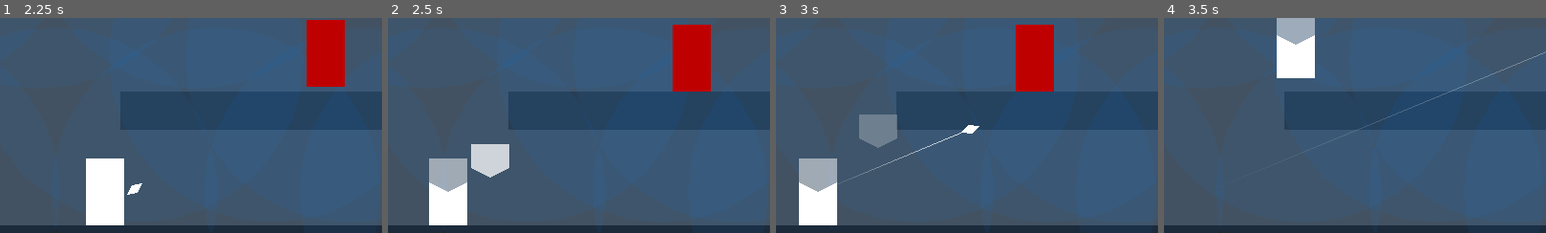
Above: before the commit, frames 1-4 (left to right).
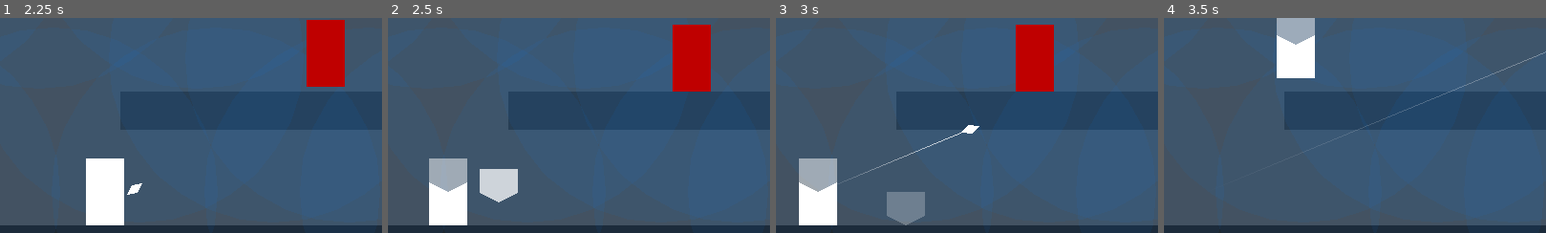
Above: after the commit, the same moments.

Repository: zhyrin0/through-the-looking-glass
Game: Godot game, scene res://tests/enemy_movement/test.tscn
Same seed, same stepped clock (60 frames per second), same inputs: the game is played once before the commit and once after it. This scene is started directly instead of the project's main scene. Sound files missing from this copy of the repository are replaced by a short silence.
Inputs (mouse positions are % of the whole screen's width and height, from its top left):
- Up to frame 1 (2.25 s): move the mouse to (72, 45) at 0.52 s; press the mouse at (72, 45) at 0.53 s; hold D (move_right) 0.53-2.03 s; tap Space (move_jump) at 0.77, 1.52 s; move the mouse to (30, 55) at 1.27 s; release the mouse at (30, 55) at 1.28 s; tap S (move_fall) at 1.35 s; move the mouse to (60, 28) at 2.02 s; press the mouse at (60, 28) at 2.03 s; hold A (move_left) from 2.03 s (still down)
- Up to frame 2 (2.5 s): keep holding A (move_left)
- Up to frame 3 (3 s): move the mouse to (45, 70) at 2.77 s; release A (move_left) at 2.78 s; release the mouse at (45, 70) at 2.78 s; hold D (move_right) from 2.78 s (still down); tap S (move_fall) at 2.85 s
- Up to frame 4 (3.5 s): keep holding D (move_right); tap Space (move_jump) at 3.02 s
The pictures show only the part of the screen within x 24-74%, y 41-91%; the shares and areas given below are measured in that part.

Frame 1 is identical in both runs. In frame 2, 2.3% of the frame differs, in the area x 21-34%, y 58-86%; in frame 3, 2.7%, in the area x 21-39%, y 44-97%; in frame 4, nothing differs.

Commit message:
Shard uses local position as movement direction

Diff:
--- a/src/character/player/player.gd
+++ b/src/character/player/player.gd
@@ -50,7 +50,7 @@
 	health -= 1
 	if shards.get_child_count() > 0:
 		var shard := shards.get_child(0) as Shard
-		shard.break_off(shard.position.normalized())
+		shard.break_off()
 	if health == 0:
 		queue_free()
 
--- a/src/character/player/shard/shard.gd
+++ b/src/character/player/shard/shard.gd
@@ -10,14 +10,14 @@
 	position += direction * speed * delta
 
 
-func break_off(p_direction: Vector2) -> void:
+func break_off() -> void:
 	var tmp_global_pos := global_position
 	# note: Level > Player > Shards
 	var new_parent := get_parent().get_parent().get_parent()
 	get_parent().remove_child(self)
 	new_parent.add_child(self)
 	global_position = tmp_global_pos
-	direction = p_direction
+	direction = position.normalized()
 	var tween := $Tween as Tween
 	tween.interpolate_property(self, "modulate", null, Color(1.0, 1.0, 1.0, 0.0),
 		decay_time, Tween.TRANS_LINEAR, Tween.EASE_IN_OUT)
